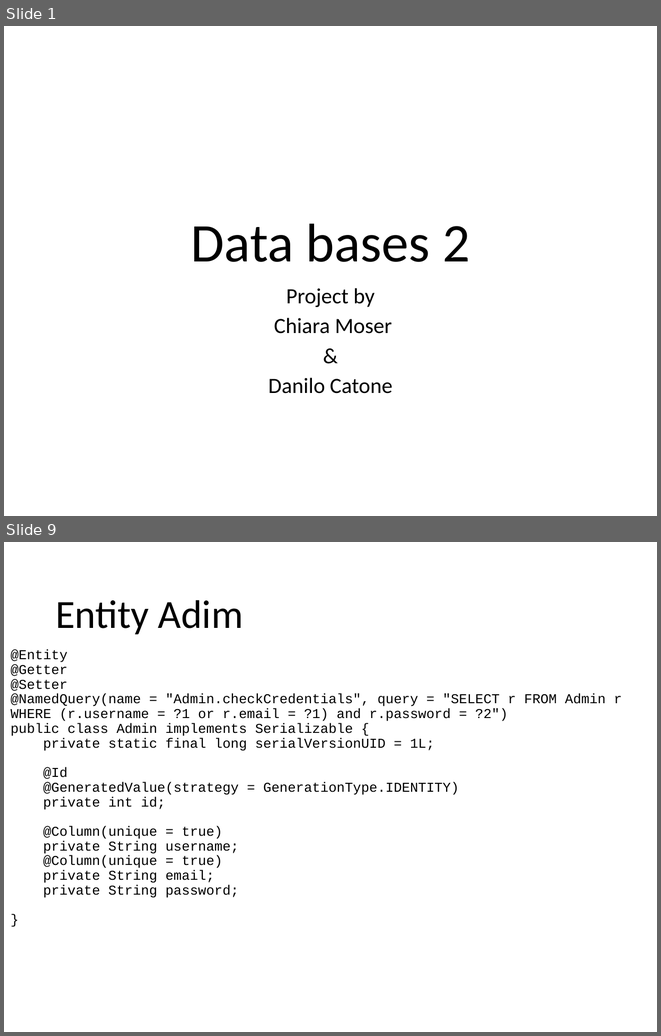
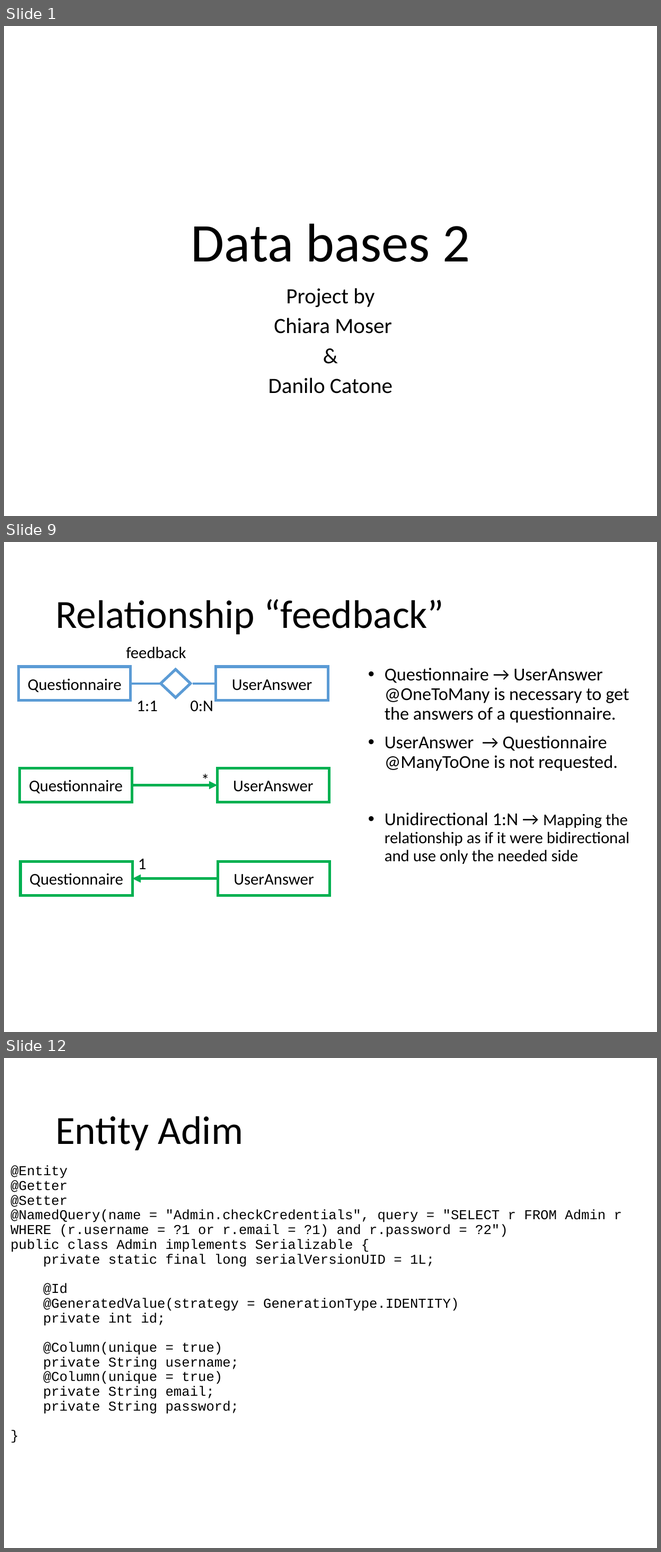
Before and after one commit to catonzio/DB2project, a slide deck: DB2project.pptx. Shown one above the other, each under a label of ours: slides 1 and 9 before the commit, slides 1, 9 and 12 after it; the slides between them are not shown. The pictures are 661x1036 and 661x1552 pixels, drawn with LibreOffice and Linux fonts; fonts in the diff are those of the drawing. Boxes give left, top, right and bottom in pixels: in the first picture for what was removed or moved away, otherwise in the second. Text is boxed around its words. In the diff, an @@ line names an element or a change of style, - is before the commit and + after.

Commit message:
Update Presentation and corrected some relations

```diff
--- a/DB2project.pptx
+++ b/DB2project.pptx
@@ slide 9 added at bbox=[4, 542, 657, 1032], background #FFFFFF @@
@@ title added at bbox=[55, 599, 444, 634], 44 pt, text #000000 @@
+Relationship “feedback”
@@ text added at bbox=[126, 646, 186, 659], 18 pt, text #000000 @@
+feedback
@@ rectangle added at bbox=[18, 667, 131, 700], fill #FFFFFF, outline #5B9BD5 3 pt, 18 pt, text #000000 @@
+Questionnaire
@@ rectangle added at bbox=[216, 667, 328, 700], fill #FFFFFF, outline #5B9BD5 3 pt, 18 pt, text #000000 @@
+UserAnswer
@@ text added at bbox=[385, 668, 629, 864], 20 pt, text #000000 @@
+• Questionnaire → UserAnswer @OneToMany is necessary to get the answers of a questionnaire.
+• UserAnswer → Questionnaire @ManyToOne is not requested.
+• Unidirectional 1:N → Mapping the relationship as if it were bidirectional and use only the needed side
@@ line added from (161, 684) to (131, 684), #5B9BD5 2.25 pt @@
@@ diamond added at bbox=[160, 670, 191, 698], fill #FFFFFF, outline #5B9BD5 3 pt @@
@@ line added from (216, 684) to (193, 684), #5B9BD5 2.25 pt @@
@@ text added at bbox=[136, 700, 157, 711], 18 pt, text #000000 @@
+1:1
@@ text added at bbox=[190, 700, 213, 712], 18 pt, text #000000 @@
+0:N
@@ rectangle added at bbox=[20, 768, 132, 802], outline #00B050 3 pt, 18 pt, text #000000 @@
+Questionnaire
@@ text added at bbox=[195, 766, 216, 792], 18 pt, text #000000 @@
+*
@@ rectangle added at bbox=[218, 768, 330, 802], outline #00B050 3 pt, 18 pt, text #000000 @@
+UserAnswer
@@ arrow added from (132, 785) to (218, 785), #00B050 3 pt @@
@@ text added at bbox=[138, 858, 147, 869], 18 pt, text #000000 @@
+1
@@ rectangle added at bbox=[20, 861, 133, 896], outline #00B050 3 pt, 18 pt, text #000000 @@
+Questionnaire
@@ rectangle added at bbox=[218, 861, 330, 896], outline #00B050 3 pt, 18 pt, text #000000 @@
+UserAnswer
@@ arrow added from (218, 878) to (133, 878), #00B050 3 pt @@
@@ what was slide 9 is now slide 12 @@
```
Also in this commit, not shown: 3 slides changed, 6 other slides added, 5 slides removed, 5 other files.
